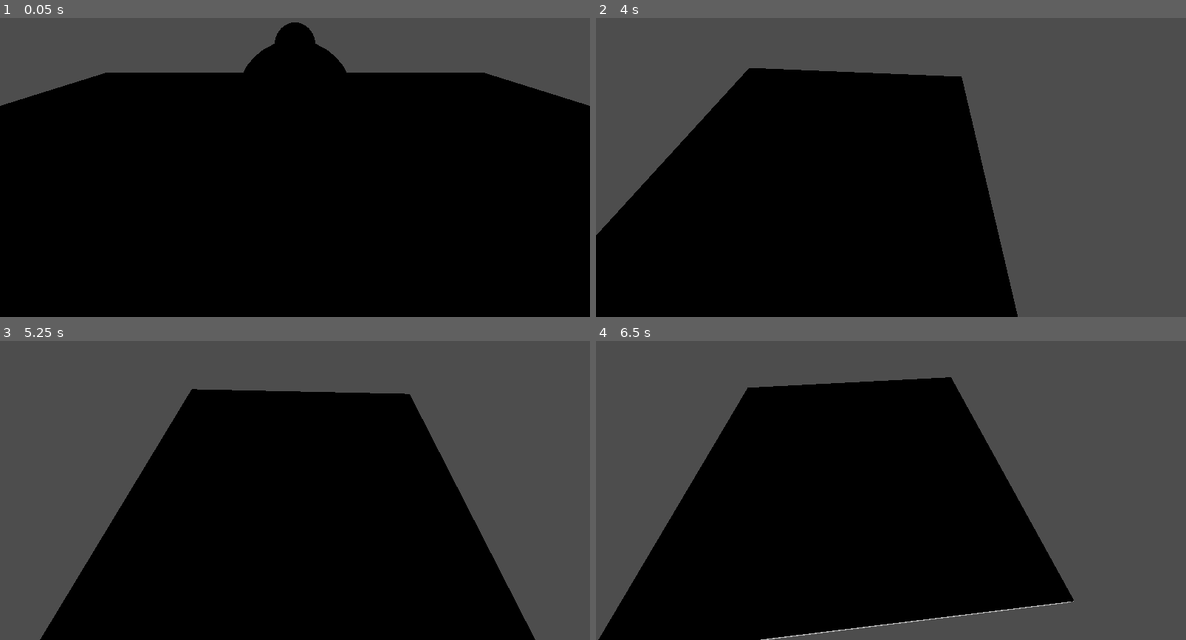
Above: before the commit, frames 1-4 (two rows, left to right).
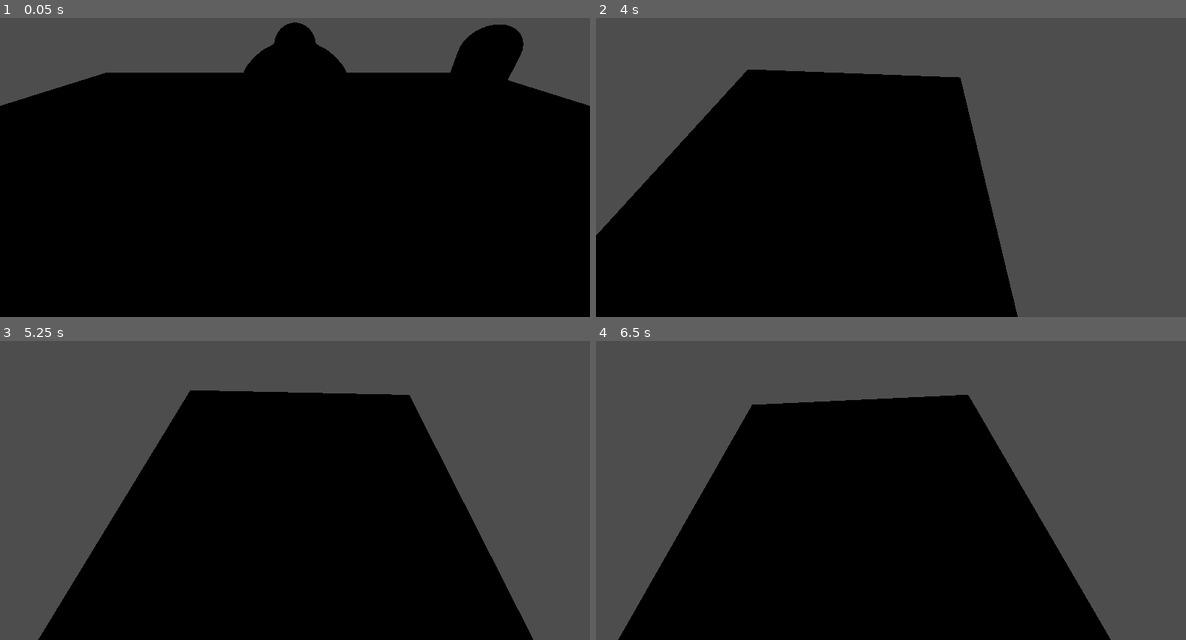
Above: after the commit, the same moments.

Repository: BenjiinxGrimm/knights-bane
Game: Godot game, scene res://scenes/main.tscn
The game is run twice, just before and just after one commit, with the same random seed, the same clock (stepped at 60 frames per second) and the same inputs.
Inputs (mouse positions are in pixels of both pictures, inside the frame that each line leads up to):
- Up to frame 1 (0.05 s): no input
- Up to frame 2 (4 s): move the mouse to (1020, 134) at 0.52 s; press the mouse at (1020, 134) at 0.53 s; hold D (move_right) 0.53-1.28 s; move the mouse to (773, 167) at 1.27 s; release the mouse at (773, 167) at 1.28 s; hold S (move_down) 1.28-2.03 s; click (773, 167) at 1.35 s; move the mouse to (950, 77) at 2.02 s; press the mouse at (950, 77) at 2.03 s; hold D (move_right) 2.03-2.78 s; move the mouse to (861, 218) at 2.77 s; release the mouse at (861, 218) at 2.78 s; hold W (move_up) 2.78-3.53 s; click (861, 218) at 2.85 s; move the mouse to (1068, 200) at 3.52 s; press the mouse at (1068, 200) at 3.53 s; hold A (move_left) from 3.53 s (still down)
- Up to frame 3 (5.25 s): move the mouse to (118, 424) at 4.27 s; release the mouse at (118, 424) at 4.28 s; click (118, 424) at 4.35 s; move the mouse to (324, 475) at 5.02 s; release A (move_left) at 5.03 s; press the mouse at (324, 475) at 5.03 s; hold S (move_down) from 5.03 s (still down)
- Up to frame 4 (6.5 s): move the mouse to (802, 391) at 5.77 s; release S (move_down) at 5.78 s; release the mouse at (802, 391) at 5.78 s; hold D (move_right) from 5.78 s (still down); click (802, 391) at 5.85 s

The runs differ from the first frame. In frame 1, 1.6% of the frame differs, in the area x 46-89%, y 1-21%; in frame 2, 0.3%; in frame 3, 0.5%; in frame 4, 9.7%, in the area x 0-88%, y 12-100%.

Commit message:
Add enemy chase AI, contact damage, player HP, and respawn
Enemies walk toward the player, stop at contact range, and deal 1 damage
per second. Player has 5 HP, flashes red on hit, has 0.5s i-frames to
prevent simultaneous multi-enemy damage. Death respawns at start position.
Added a second enemy approaching from a different angle.
Player and enemies self-register groups in _ready() so scene file groups
are not strictly required.

Co-Authored-By: Claude Sonnet 4.6 <noreply@anthropic.com>

Diff:
--- a/scenes/main.tscn
+++ b/scenes/main.tscn
@@ -76,6 +76,16 @@
 [node name="Collision" type="CollisionShape3D" parent="Enemy" unique_id=200000003]
 shape = SubResource("CapsuleShape3D_1")
 
+[node name="Enemy2" type="CharacterBody3D" parent="." unique_id=200000004 groups=["enemy"]]
+transform = Transform3D(1, 0, 0, 0, 1, 0, 0, 0, 1, 4, 1.5, -3)
+script = ExtResource("3")
+
+[node name="Mesh" type="MeshInstance3D" parent="Enemy2" unique_id=200000005]
+mesh = SubResource("CapsuleMesh_2")
+
+[node name="Collision" type="CollisionShape3D" parent="Enemy2" unique_id=200000006]
+shape = SubResource("CapsuleShape3D_1")
+
 [node name="Camera3D" type="Camera3D" parent="." unique_id=1189174466 node_paths=PackedStringArray("target")]
 script = ExtResource("2")
 target = NodePath("../Player")
--- a/scripts/enemy.gd
+++ b/scripts/enemy.gd
@@ -1,29 +1,57 @@
 extends CharacterBody3D
 
 @export var max_hp: int = 3
+@export var move_speed: float = 2.5
 @export var knockback_speed: float = 8.0
+@export var contact_damage: int = 1
+@export var damage_interval: float = 1.0
 
 const GRAVITY := -20.0
 const KNOCKBACK_DECAY := 12.0
 const FLASH_DURATION := 0.1
+const ATTACK_RANGE := 1.5
 
 var hp: int
+var _player: Node3D = null
 var _knockback := Vector3.ZERO
 var _flash_timer: float = 0.0
+var _damage_timer: float = 0.0
 var _material: StandardMaterial3D
 
 @onready var _mesh: MeshInstance3D = $Mesh
 
 func _ready() -> void:
+	add_to_group("enemy")
 	hp = max_hp
-	# Duplicate so each enemy instance has its own material to flash independently
 	_material = _mesh.get_active_material(0).duplicate()
 	_mesh.set_surface_override_material(0, _material)
 
 func _physics_process(delta: float) -> void:
+	if _player == null:
+		_player = get_tree().get_first_node_in_group("player")
+
 	_knockback = _knockback.lerp(Vector3.ZERO, KNOCKBACK_DECAY * delta)
-	velocity.x = _knockback.x
-	velocity.z = _knockback.z
+	_damage_timer -= delta
+
+	if _player != null:
+		var to_player := _player.global_position - global_position
+		to_player.y = 0.0
+		var dist := to_player.length()
+
+		if dist > ATTACK_RANGE:
+			var dir := to_player / dist
+			velocity.x = dir.x * move_speed + _knockback.x
+			velocity.z = dir.z * move_speed + _knockback.z
+		else:
+			velocity.x = _knockback.x
+			velocity.z = _knockback.z
+			if _damage_timer <= 0.0:
+				_player.call("take_damage", contact_damage)
+				_damage_timer = damage_interval
+	else:
+		velocity.x = _knockback.x
+		velocity.z = _knockback.z
+
 	if not is_on_floor():
 		velocity.y += GRAVITY * delta
 	move_and_slide()
--- a/scripts/player.gd
+++ b/scripts/player.gd
@@ -2,22 +2,55 @@
 
 @export var move_speed: float = 5.0
 @export var attack_move_penalty: float = 0.4
+@export var max_hp: int = 5
 
 const GRAVITY := -20.0
 const ROTATION_SPEED := 10.0
-
-const STARTUP_TIME  := 0.10
-const ACTIVE_TIME   := 0.20
-const RECOVERY_TIME := 0.30
+const STARTUP_TIME    := 0.10
+const ACTIVE_TIME     := 0.20
+const RECOVERY_TIME   := 0.30
+const FLASH_DURATION  := 0.15
+const IFRAMES_DURATION := 0.5
 
 enum AttackState { IDLE, STARTUP, ACTIVE, RECOVERY }
 
+var hp: int
 var _attack_state: AttackState = AttackState.IDLE
 var _attack_timer: float = 0.0
+var _flash_timer: float = 0.0
+var _iframes_timer: float = 0.0
+var _spawn_position: Vector3
+var _material: StandardMaterial3D
 
 @onready var _hitbox: Area3D = $AttackHitbox
 @onready var _hitbox_shape: CollisionShape3D = $AttackHitbox/CollisionShape3D
 @onready var _hitbox_mesh: MeshInstance3D = $AttackHitbox/DebugMesh
+@onready var _mesh: MeshInstance3D = $Mesh
+
+func _ready() -> void:
+	add_to_group("player")
+	hp = max_hp
+	_spawn_position = global_position
+	_material = StandardMaterial3D.new()
+	_material.albedo_color = Color(0.55, 0.65, 0.85, 1)
+	_mesh.set_surface_override_material(0, _material)
+
+func take_damage(amount: int) -> void:
+	if _iframes_timer > 0.0:
+		return
+	hp -= amount
+	_iframes_timer = IFRAMES_DURATION
+	_flash_timer = FLASH_DURATION
+	_material.albedo_color = Color(1, 0.3, 0.3, 1)
+	print("Player HP: ", hp)
+	if hp <= 0:
+		_respawn()
+
+func _respawn() -> void:
+	hp = max_hp
+	global_position = _spawn_position
+	velocity = Vector3.ZERO
+	print("You died — respawning")
 
 func _unhandled_input(event: InputEvent) -> void:
 	if event.is_action_pressed("attack") and _attack_state == AttackState.IDLE:
@@ -26,17 +59,16 @@
 
 func _physics_process(delta: float) -> void:
 	_tick_attack(delta)
+	_tick_timers(delta)
 
 	var input_dir := Vector2(
 		Input.get_axis("move_left", "move_right"),
 		Input.get_axis("move_up", "move_down")
 	)
-
 	if input_dir.length_squared() > 1.0:
 		input_dir = input_dir.normalized()
 
 	var direction := Vector3(input_dir.x, 0.0, input_dir.y)
-
 	var speed_mult := 1.0
 	if _attack_state == AttackState.STARTUP or _attack_state == AttackState.ACTIVE:
 		speed_mult = attack_move_penalty
@@ -49,8 +81,15 @@
 
 	if not is_on_floor():
 		velocity.y += GRAVITY * delta
+	move_and_slide()
 
-	move_and_slide()
+func _tick_timers(delta: float) -> void:
+	if _iframes_timer > 0.0:
+		_iframes_timer -= delta
+	if _flash_timer > 0.0:
+		_flash_timer -= delta
+		if _flash_timer <= 0.0:
+			_material.albedo_color = Color(0.55, 0.65, 0.85, 1)
 
 func _tick_attack(delta: float) -> void:
 	if _attack_state == AttackState.IDLE:
